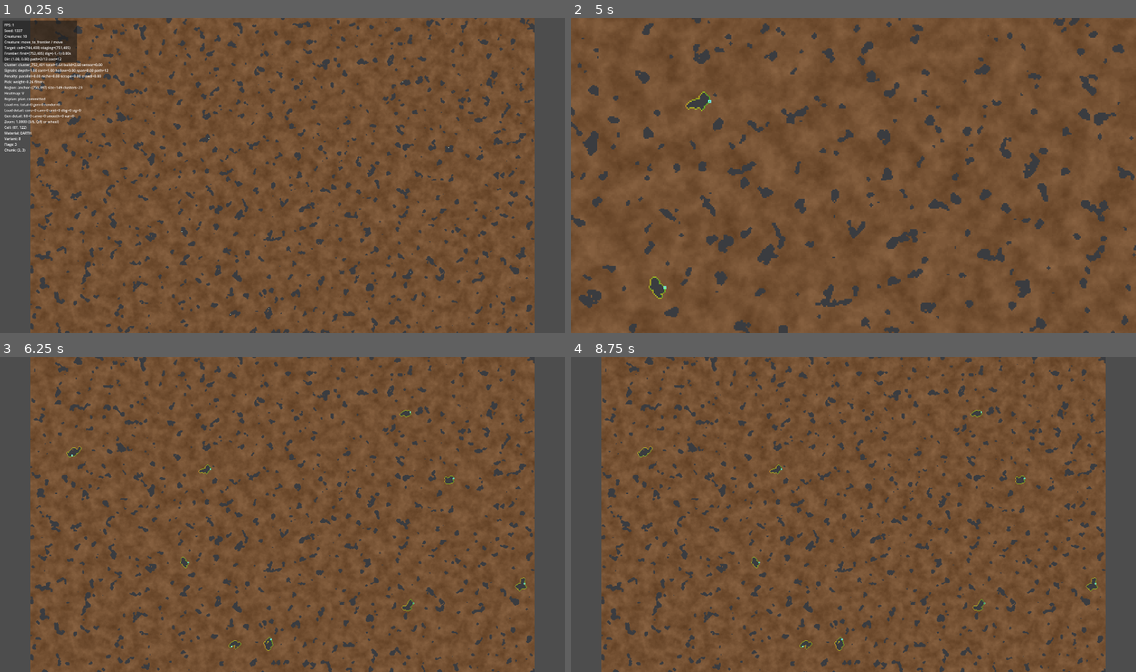
Above: before the commit, frames 1-4 (two rows, left to right).
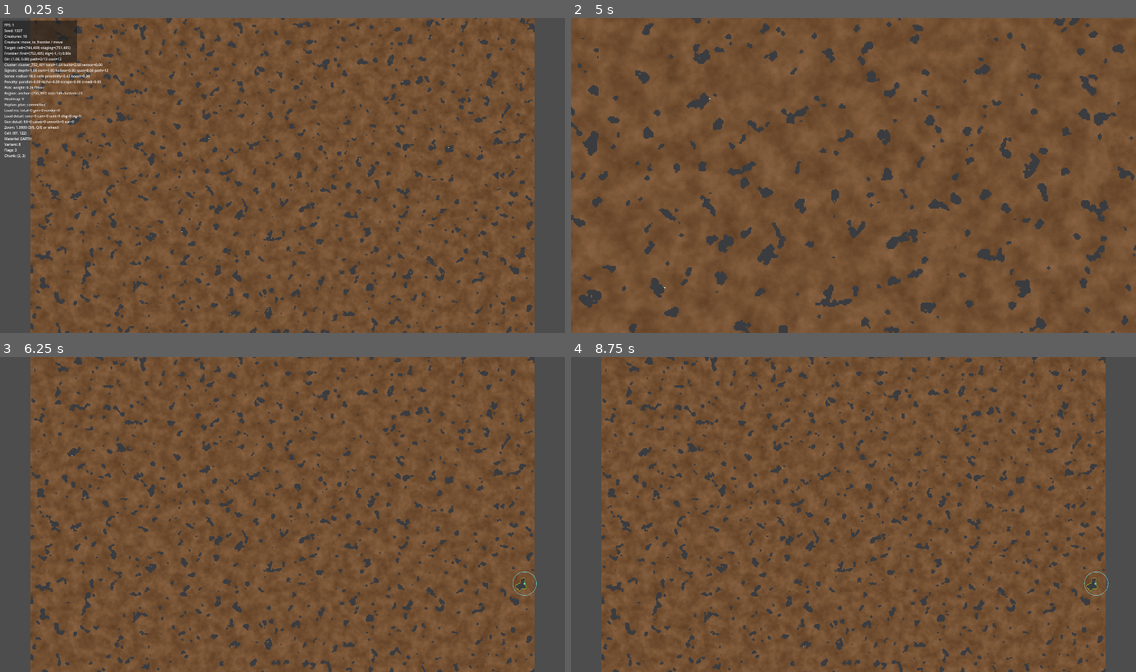
Above: after the commit, the same moments.

Repository: Kanturna/Diggy
Game: Godot game, scene res://main/Main.tscn
The game is run twice, just before and just after one commit, with the same random seed, the same clock (stepped at 60 frames per second) and the same inputs.
Inputs (mouse positions are in pixels of both pictures, inside the frame that each line leads up to):
- Up to frame 1 (0.25 s): no input
- Up to frame 2 (5 s): tap Enter at 0.5, 2.75 s; move the mouse to (977, 159) at 0.52 s; tap S (camera_down) at 0.6 s; click (977, 159) at 0.67 s; move the mouse to (740, 191) at 1.27 s; tap A (camera_left) at 1.35 s; click (740, 191) at 1.42 s; tap Space at 2, 3.5 s; move the mouse to (910, 106) at 2.02 s; tap D (camera_right) at 2.1 s; click (910, 106) at 2.17 s; move the mouse to (825, 238) at 2.77 s; tap Shift (camera_speed) at 2.85 s; click (825, 238) at 2.92 s; move the mouse to (1023, 222) at 3.52 s; tap W (camera_up) at 3.6 s; click (1023, 222) at 3.67 s; tap F3 (debug_toggle) at 4.15 s; move the mouse to (684, 128) at 4.27 s; tap Q (camera_zoom_in) at 4.35 s; click (684, 128) at 4.42 s; tap V (frontier_debug_toggle) at 4.9 s
- Up to frame 3 (6.25 s): move the mouse to (310, 514) at 5.02 s; tap E (camera_zoom_out) at 5.1 s; click (310, 514) at 5.17 s; tap Enter at 5.75 s; move the mouse to (197, 435) at 5.77 s; tap S (camera_down) at 5.85 s; click (197, 435) at 5.92 s
- Up to frame 4 (8.75 s): tap Space at 6.5 s; move the mouse to (977, 498) at 6.52 s; tap A (camera_left) at 6.6 s; click (977, 498) at 6.67 s; move the mouse to (740, 530) at 7.27 s; tap D (camera_right) at 7.35 s; click (740, 530) at 7.42 s; move the mouse to (910, 445) at 8.02 s; tap Shift (camera_speed) at 8.1 s; click (910, 445) at 8.17 s

The runs differ from the first frame. In frame 1, 0.9% of the frame differs, in the area x 0-18%, y 17-45%; in frame 2, 0.1%; in frame 3, 0.2%; in frame 4, 0.2%.

Commit message:
Dig planner change - Wand sensorik

Diff:
--- a/debug/DebugOverlay.gd
+++ b/debug/DebugOverlay.gd
@@ -102,6 +102,13 @@
 				]
 			)
 			lines.append(
+				"Sense: radius=%.1f cells proximity=%.2f boost=%.2f" % [
+					float(creature_debug.get("perception_radius_cells", 0.0)),
+					float(creature_debug.get("perception_score", 0.0)),
+					float(creature_debug.get("perception_boost", 0.0)),
+				]
+			)
+			lines.append(
 				"Penalty: parallel=%.2f niche=%.2f scrape=%.2f crowd=%.2f" % [
 					float(creature_debug.get("parallel_risk", 0.0)),
 					float(creature_debug.get("niche_risk", 0.0)),
--- a/debug/FrontierHeatOverlay.gd
+++ b/debug/FrontierHeatOverlay.gd
@@ -43,6 +43,8 @@
 	var selected_cells_variant = _snapshot_cache.get("selected_cells", [])
 	for selected_cell_variant in selected_cells_variant:
 		var selected_cell: Vector2i = selected_cell_variant
+		if selected_cell.x < 0 or selected_cell.y < 0:
+			continue
 		selected_cells_lookup[selected_cell] = true
 	var cell_size := float(Config.CELL_SIZE)
 
@@ -60,6 +62,19 @@
 		if selected_cells_lookup.has(cell):
 			draw_rect(rect.grow(1.0), Color(0.45, 0.95, 1.0, 0.95), false, 2.0)
 
+	var selected_world_pos: Vector2 = _snapshot_cache.get("selected_creature_world_position", Vector2.ZERO)
+	var selected_radius_cells := float(_snapshot_cache.get("selected_creature_radius_cells", 0.0))
+	if selected_radius_cells > 0.0:
+		draw_arc(
+			selected_world_pos,
+			selected_radius_cells * cell_size,
+			0.0,
+			TAU,
+			64,
+			Color(0.45, 0.95, 1.0, 0.75),
+			2.0
+		)
+
 func _heat_color(t: float) -> Color:
 	if t <= 0.5:
 		return Color(1.0, lerpf(0.1, 0.95, t * 2.0), 0.08, 0.55)
--- a/units/Creature.gd
+++ b/units/Creature.gd
@@ -148,6 +148,8 @@
 	return {
 		"intent": _intent_name(_intent),
 		"action": _current_action,
+		"world_position": global_position,
+		"perception_radius_cells": Config.CREATURE_PERCEPTION_RADIUS_CELLS,
 		"target_cell": _move_target_cell,
 		"frontier_cell": first_frontier_cell,
 		"dig_cell": _current_dig_cell,
@@ -169,6 +171,8 @@
 		"continuity_score": float(_traversal_plan.get("continuity_score", 0.0)),
 		"sensor_hollow_score": float(_traversal_plan.get("sensor_hollow_score", 0.0)),
 		"sensor_open_span_score": float(_traversal_plan.get("sensor_open_span_score", 0.0)),
+		"perception_score": float(_traversal_plan.get("perception_score", 0.0)),
+		"perception_boost": float(_traversal_plan.get("perception_boost", 0.0)),
 		"parallel_risk": float(_traversal_plan.get("parallel_risk", 0.0)),
 		"niche_risk": float(_traversal_plan.get("niche_risk", 0.0)),
 		"scrape_penalty": float(_traversal_plan.get("scrape_penalty", 0.0)),
@@ -412,6 +416,8 @@
 		"depth_score": float(candidate.get("depth_score", 0.0)),
 		"sensor_hollow_score": float(candidate.get("sensor_hollow_score", 0.0)),
 		"sensor_open_span_score": float(candidate.get("sensor_open_span_score", 0.0)),
+		"perception_score": float(candidate.get("perception_score", 0.0)),
+		"perception_boost": float(candidate.get("perception_boost", 0.0)),
 		"parallel_risk": float(candidate.get("parallel_risk", 0.0)),
 		"niche_risk": float(candidate.get("niche_risk", 0.0)),
 		"scrape_penalty": float(candidate.get("scrape_penalty", 0.0)),
@@ -704,6 +710,8 @@
 		_traversal_plan["depth_score"] = float(option.get("depth_score", 0.0))
 		_traversal_plan["sensor_hollow_score"] = float(option.get("sensor_hollow_score", 0.0))
 		_traversal_plan["sensor_open_span_score"] = float(option.get("sensor_open_span_score", 0.0))
+		_traversal_plan["perception_score"] = float(option.get("perception_score", 0.0))
+		_traversal_plan["perception_boost"] = float(option.get("perception_boost", 0.0))
 		_traversal_plan["parallel_risk"] = float(option.get("parallel_risk", 0.0))
 		_traversal_plan["niche_risk"] = float(option.get("niche_risk", 0.0))
 		_traversal_plan["scrape_penalty"] = float(option.get("scrape_penalty", 0.0))
--- a/units/DigPlanner.gd
+++ b/units/DigPlanner.gd
@@ -1,9 +1,12 @@
 extends RefCounted
 class_name DigPlanner
 
+const Config = preload("res://core/Config.gd")
+
 const TOP_K := 5
 
 const SENSOR_SCORE_WEIGHT := 0.55
+const PERCEPTION_BOOST_WEIGHT := 0.85
 const CONTINUITY_WEIGHT := 1.15
 const DEPTH_WEIGHT := 1.45
 const PARALLEL_WEIGHT := 1.25
@@ -62,8 +65,12 @@
 			var parallel_risk := float(metric.get("parallel_risk", 0.0))
 			var niche_risk := float(metric.get("niche_risk", 0.0))
 			var scrape_penalty := float(metric.get("scrape_penalty", 0.0))
+			var perception_score := _perception_radius_score(origin_cell, frontier_cell)
+			var perception_interest := maxf(sensor_hollow_score, sensor_open_span_score)
+			var perception_boost := perception_interest * perception_score * PERCEPTION_BOOST_WEIGHT
 			var sensor_score := sensor_hollow_score * SENSOR_HOLLOW_WEIGHT \
-				+ sensor_open_span_score * SENSOR_OPEN_SPAN_WEIGHT
+				+ sensor_open_span_score * SENSOR_OPEN_SPAN_WEIGHT \
+				+ perception_boost
 			# Build score is the backbone; sensors only steer plausible tunnel moves.
 			var build_score := continuity_score * CONTINUITY_WEIGHT \
 				+ depth_score * DEPTH_WEIGHT \
@@ -88,6 +95,8 @@
 				"depth_score": depth_score,
 				"sensor_hollow_score": sensor_hollow_score,
 				"sensor_open_span_score": sensor_open_span_score,
+				"perception_score": perception_score,
+				"perception_boost": perception_boost,
 				"parallel_risk": parallel_risk,
 				"niche_risk": niche_risk,
 				"scrape_penalty": scrape_penalty,
@@ -230,6 +239,15 @@
 	var candidate := _normalize_cardinal(candidate_direction)
 	return float(current.x * candidate.x + current.y * candidate.y)
 
+func _perception_radius_score(origin_cell: Vector2i, frontier_cell: Vector2i) -> float:
+	var radius := float(Config.CREATURE_PERCEPTION_RADIUS_CELLS)
+	if radius <= 0.0:
+		return 0.0
+	var distance := origin_cell.distance_to(frontier_cell)
+	if distance > radius:
+		return 0.0
+	return clampf(1.0 - (distance / radius), 0.0, 1.0)
+
 func _normalize_cardinal(direction: Vector2i) -> Vector2i:
 	if abs(direction.x) >= abs(direction.y):
 		return Vector2i(1 if direction.x >= 0 else -1, 0)
--- a/units/UnitManager.gd
+++ b/units/UnitManager.gd
@@ -9,11 +9,13 @@
 var _creatures: Array[Creature] = []
 var _cave_region_analysis: CaveRegionAnalysis = null
 var _spawn_count_by_region: Dictionary = {}
+var _selected_creature: Creature = null
 
 func setup(world_model: WorldModel) -> void:
 	_cave_region_analysis = CaveRegionAnalysisScript.new()
 	_cave_region_analysis.setup(world_model)
 	_spawn_count_by_region.clear()
+	_selected_creature = null
 	_spawn(world_model)
 
 func _spawn(world: WorldModel) -> void:
@@ -36,8 +38,33 @@
 		add_child(c)
 		c.setup(world, _cave_region_analysis, self)
 		_creatures.append(c)
+		if _selected_creature == null:
+			_selected_creature = c
 		_register_spawn_region(snapshot)
 		spawned += 1
+
+func _unhandled_input(event: InputEvent) -> void:
+	if event is InputEventMouseButton and event.pressed and event.button_index == MOUSE_BUTTON_LEFT:
+		var camera := get_viewport().get_camera_2d()
+		if camera == null:
+			return
+		select_creature_at(camera.get_global_mouse_position())
+
+func select_creature_at(world_pos: Vector2) -> void:
+	var best_creature: Creature = null
+	var best_distance := INF
+	var max_pick_distance := maxf(
+		Config.CREATURE_BODY_LENGTH_CELLS * Config.CELL_SIZE,
+		8.0
+	)
+	for creature in _creatures:
+		var distance := creature.global_position.distance_to(world_pos)
+		if distance > max_pick_distance:
+			continue
+		if distance < best_distance:
+			best_distance = distance
+			best_creature = creature
+	_selected_creature = best_creature
 
 func _spawn_snapshot_for_cell(world: WorldModel, cell: Vector2i) -> Dictionary:
 	if world.get_material(cell.x, cell.y) != MaterialType.Id.EMPTY:
@@ -98,13 +125,26 @@
 	return count
 
 func debug_snapshot() -> Dictionary:
-	if _creatures.is_empty():
+	var creature := _debug_focus_creature()
+	if creature == null:
 		return {}
-	return _creatures[0].get_debug_snapshot()
+	return creature.get_debug_snapshot()
 
 func frontier_debug_snapshot() -> Dictionary:
 	if _creatures.is_empty():
 		return {}
+	var focused := _debug_focus_creature()
+	if focused != null:
+		var focused_snapshot := focused.get_frontier_debug_snapshot()
+		var focused_debug := focused.get_debug_snapshot()
+		return {
+			"entries": focused_snapshot.get("entries", []),
+			"min_score": float(focused_snapshot.get("min_score", 0.0)),
+			"max_score": float(focused_snapshot.get("max_score", 1.0)),
+			"selected_cells": [focused_snapshot.get("selected_frontier_cell", Vector2i(-1, -1))],
+			"selected_creature_world_position": focused_debug.get("world_position", Vector2.ZERO),
+			"selected_creature_radius_cells": float(focused_debug.get("perception_radius_cells", 0.0)),
+		}
 	var entries_by_cell: Dictionary = {}
 	var selected_lookup: Dictionary = {}
 	var min_score := INF
@@ -135,3 +175,10 @@
 		"max_score": max_score,
 		"selected_cells": selected_lookup.keys(),
 	}
+
+func _debug_focus_creature() -> Creature:
+	if _selected_creature != null and is_instance_valid(_selected_creature):
+		return _selected_creature
+	if _creatures.is_empty():
+		return null
+	return _creatures[0]
